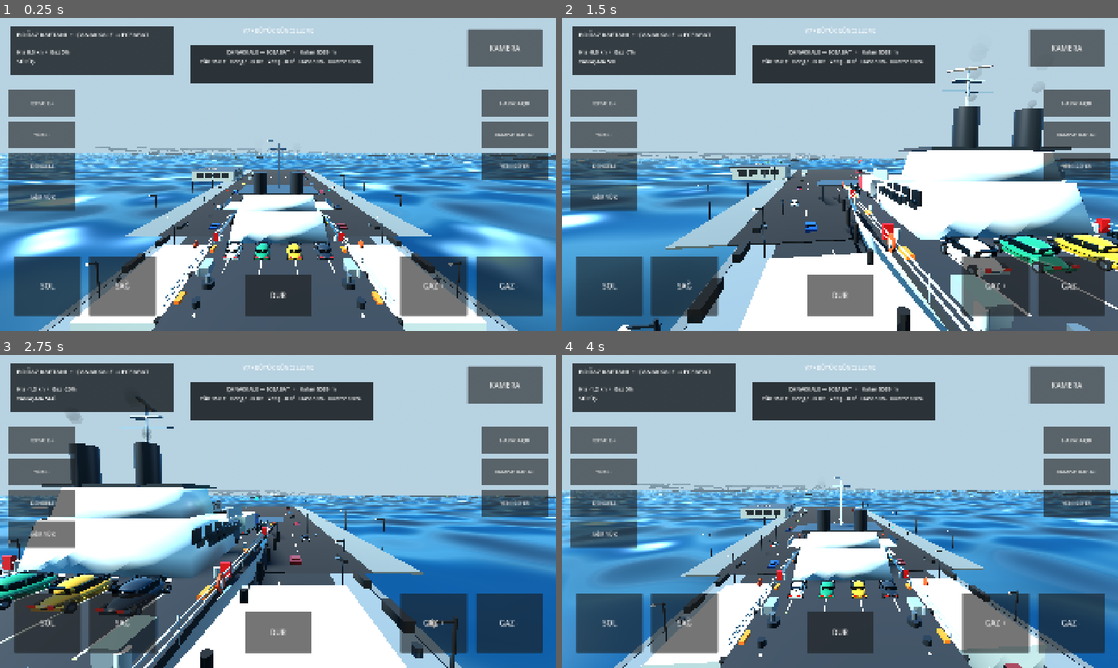
Above: before the commit, frames 1-4 (two rows, left to right).
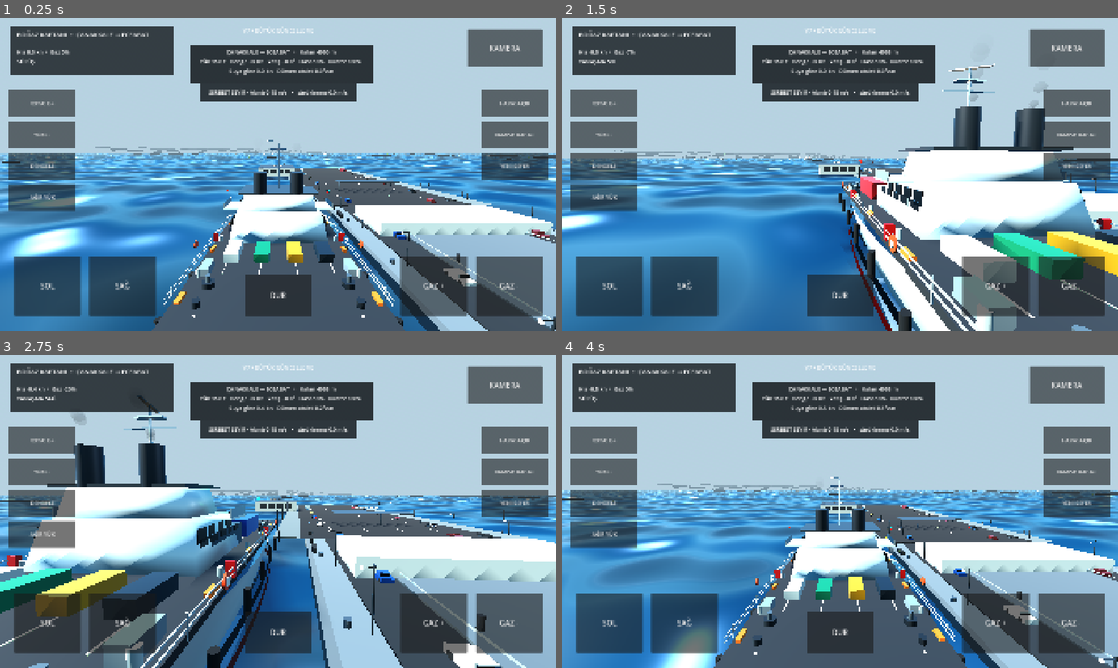
Above: after the commit, the same moments.

Repository: Kabatepe03/bogaz-kaptani
Game: Godot game, scene res://scenes/main.tscn
Same seed, same stepped clock (60 frames per second), same inputs: the game is played once before the commit and once after it.
Inputs:
- Up to frame 1 (0.25 s): no input
- Up to frame 2 (1.5 s): hold D (steer_right) 0.53-1.28 s; tap C (camera_next) at 0.6, 1.35 s; hold S (throttle_down) from 1.28 s (still down)
- Up to frame 3 (2.75 s): release S (throttle_down) at 2.03 s; hold D (steer_right) from 2.03 s (still down); tap C (camera_next) at 2.1 s
- Up to frame 4 (4 s): release D (steer_right) at 2.78 s; hold W (throttle_up) 2.78-3.53 s; tap C (camera_next) at 2.85, 3.6 s; hold A (steer_left) from 3.53 s (still down)

The runs differ from the first frame. In frame 1, 27% of the frame differs, in the area x 0-100%, y 10-100%; in frame 2, 26%; in frame 3, 40%; in frame 4, 30%.

Commit message:
feat(v11): boot the real-assets physics controller

Diff:
--- a/scenes/main.tscn
+++ b/scenes/main.tscn
@@ -1,6 +1,6 @@
 [gd_scene load_steps=2 format=3]
 
-[ext_resource type="Script" path="res://scripts/v10_controller.gd" id="1_main"]
+[ext_resource type="Script" path="res://scripts/v11_controller.gd" id="1_main"]
 
 [node name="Main" type="Node3D"]
 script = ExtResource("1_main")
